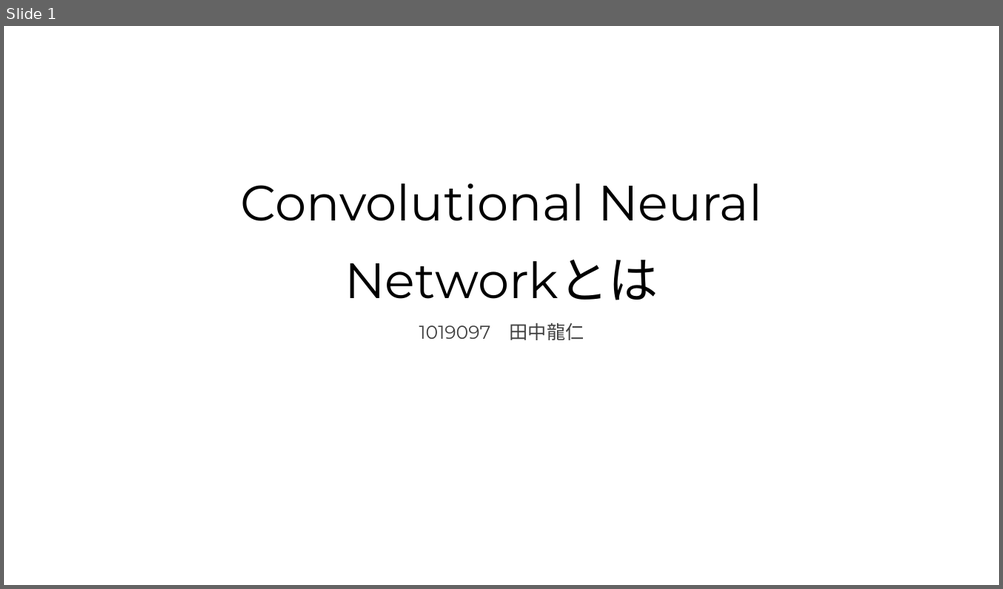
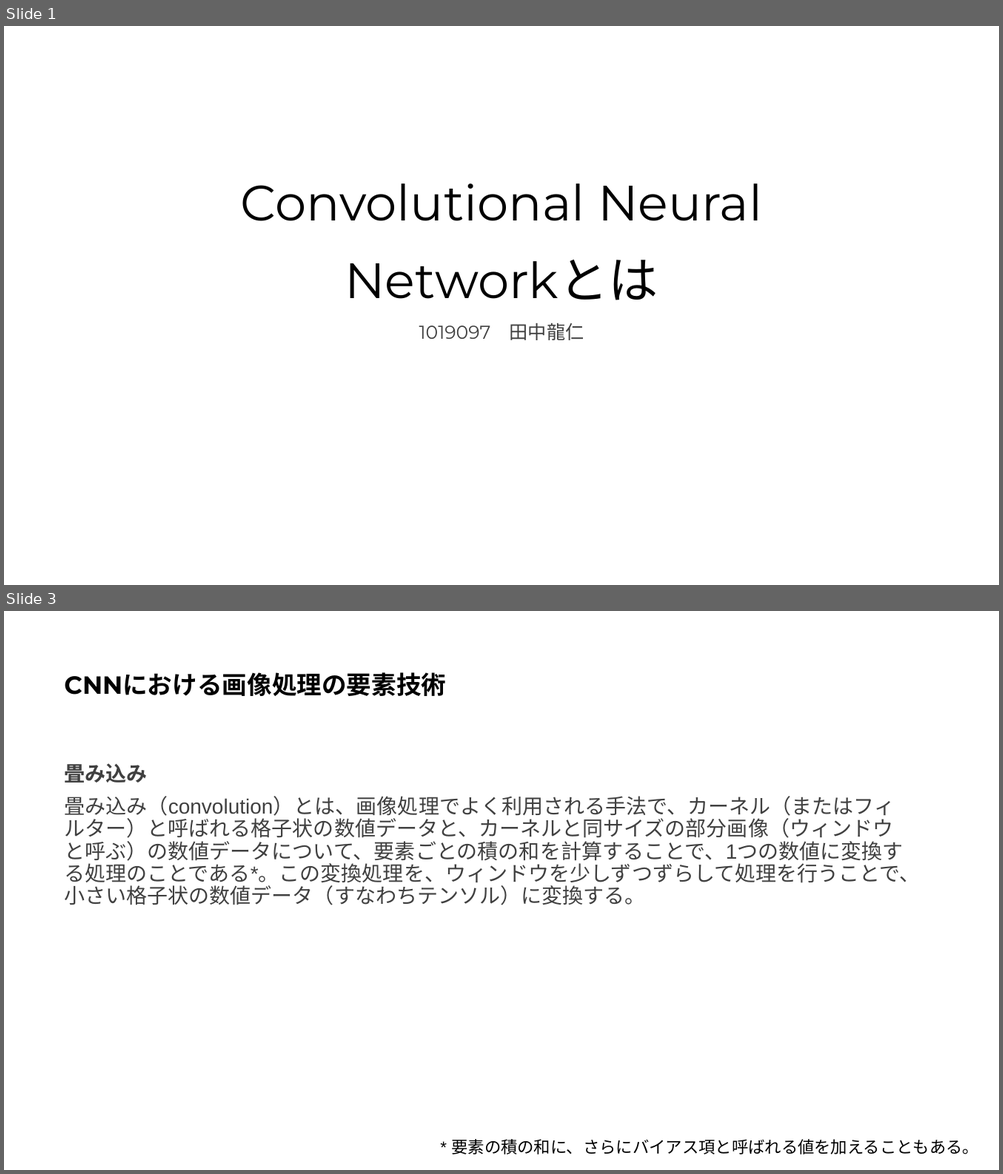
Before and after one commit to Harrry1206/-Graduation-research2, a slide deck: Convolutional Neural Networkとは.pptx. Shown one above the other, each under a label of ours: slide 1 before the commit, slides 1 and 3 after it; the slides between them are not shown. The pictures are 1003x589 and 1003x1174 pixels, drawn with LibreOffice and Linux fonts; fonts in the diff are those of the drawing. Boxes give left, top, right and bottom in pixels: in the first picture for what was removed or moved away, otherwise in the second. Text is boxed around its words. In the diff, an @@ line names an element or a change of style, - is before the commit and + after.

```diff
--- a/Convolutional Neural Networkとは.pptx
+++ b/Convolutional Neural Networkとは.pptx
@@ slide 3 added at [4,611,999,1170], background #FFFFFF @@
@@ title added at [64,672,446,696], 24 pt, text #000000, bold @@
+CNNにおける画像処理の要素技術
@@ text added at [64,763,919,906], 20 pt, text #404040 @@
+畳み込み
+畳み込み（convolution）とは、画像処理でよく利用される手法で、カーネル（またはフィルター）と呼ばれる格子状の数値データと、カーネルと同サイズの部分画像（ウィンドウと呼ぶ）の数値データについて、要素ごとの積の和を計算することで、1つの数値に変換する処理のことである*。この変換処理を、ウィンドウを少しずつずらして処理を行うことで、小さい格子状の数値データ（すなわちテンソル）に変換する。
@@ text added at [451,1139,979,1155], 16 pt, text #000000 @@
+* 要素の積の和に、さらにバイアス項と呼ばれる値を加えることもある。
```
Also in this commit, not shown: 1 slide changed, 9 other slides added, 1 slide removed.
